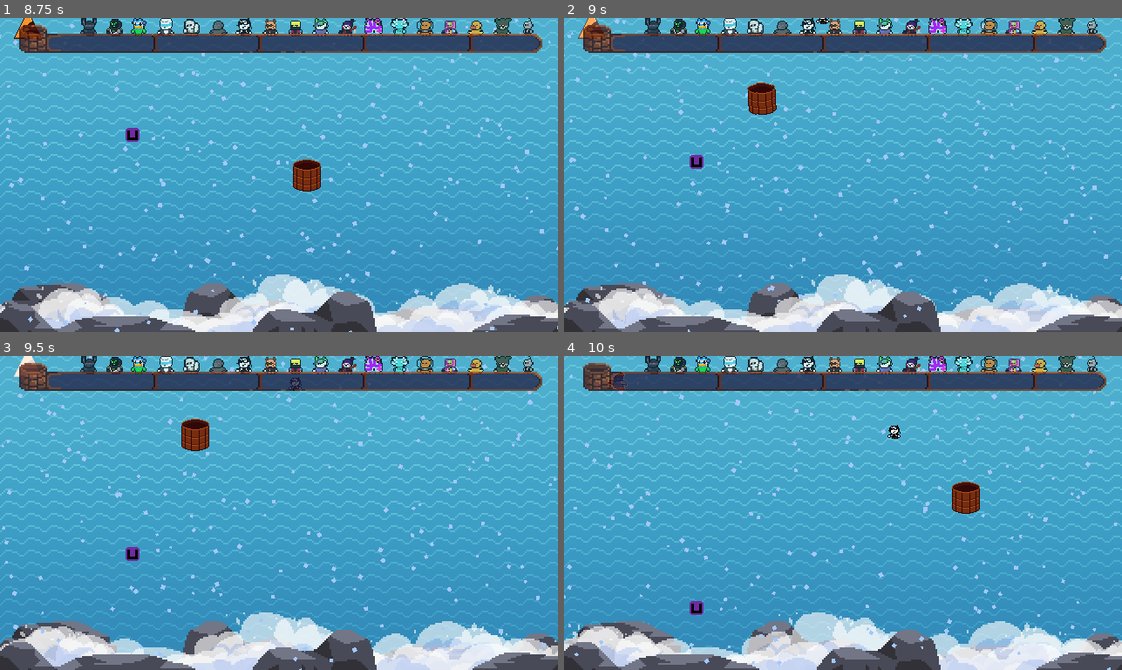
Above: before the commit, frames 1-4 (two rows, left to right).
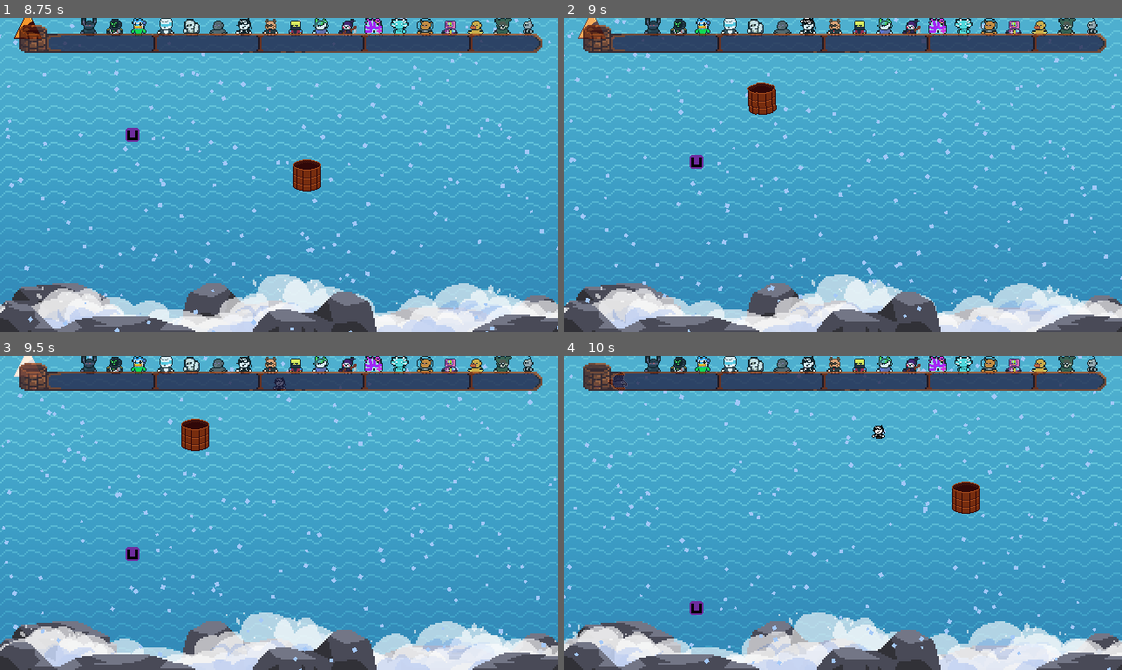
Above: after the commit, the same moments.

Repository: DissonantVoid/Project-Waterfall
Game: Godot game, scene res://scenes/game/main.tscn
Two runs of this game, one before a commit and one after it. Both use one fixed random seed, a clock stepped at 60 frames per second and the inputs below. This scene is started directly instead of the project's main scene.
Inputs (mouse positions are in pixels of both pictures, inside the frame that each line leads up to):
- Up to frame 1 (8.75 s): move the mouse to (401, 159) at 0.52 s; move the mouse to (167, 190) at 1.27 s; hold Escape (back) 1.28-2 s; click "TO MENU" at 2 s; click "CREDITS" at 2.75 s; click "START" at 3.5 s; click "START" at 4.25 s; move the mouse to (334, 105) at 5.02 s; move the mouse to (251, 237) at 5.77 s; move the mouse to (446, 222) at 6.52 s; hold Escape (back) from 6.53 s (still down); move the mouse to (111, 127) at 7.27 s; move the mouse to (306, 175) at 8.02 s
- Up to frame 2 (9 s): move the mouse to (759, 96) at 8.77 s; release Escape (back) at 8.78 s
- Up to frame 3 (9.5 s): no input
- Up to frame 4 (10 s): move the mouse to (965, 497) at 9.52 s

Frame 1 is identical in both runs. In frame 2, less than 0.1% of the frame differs, in the area x 42-48%, y 0-2%; in frame 3, 0.1%, in the area x 48-55%, y 6-12%; in frame 4, 0.1%.
Error before the commit: Assertion failed: audio file doesn't exist (res://scenes/autoloads/audio_manager.gd:17)

Commit message:
improved SoundManager added some sfx and optional per-character-sounds

Diff:
--- a/scenes/autoloads/audio_manager.gd
+++ b/scenes/autoloads/audio_manager.gd
@@ -12,8 +12,7 @@
 # TODO: add checks to make sure that we don't call play_sound with a
 #       sound that loops, or play_sound_loop with a sound that doesn't loop
 func play_sound(sound_name : String, random_pitch : bool):
-	# TODO: change the check from .wav to .ogg after changing sfx
-	var full_path : String = _sfx_folder + sound_name + ".wav"
+	var full_path : String = _sfx_folder + sound_name + ".ogg"
 	assert(_directory.file_exists(full_path), "audio file doesn't exist")
 
 	var audio_player : AudioStreamPlayer =\
@@ -23,12 +22,12 @@
 		audio_player.pitch_scale = Utility.rng.randf_range(0.8, 1.2)
 
 func play_sound_loop(sound_name : String):
-	var full_path : String = _sfx_folder + sound_name + ".wav"
+	var full_path : String = _sfx_folder + sound_name + ".ogg"
 	assert(_directory.file_exists(full_path), "audio file doesn't exist")
 	if _active_loops.has(sound_name): return
 
 	var audio_player : AudioStreamPlayer =\
-		_create_audio_player(sound_name + ".wav")
+		_create_audio_player(sound_name + ".ogg")
 
 	_active_loops[sound_name] = audio_player
 
--- a/scenes/autoloads/scene_manager.gd
+++ b/scenes/autoloads/scene_manager.gd
@@ -33,6 +33,7 @@
 	tween.parallel()
 	tween.tween_property(_screen_capture.material, "shader_param/offset", 0.5, _tween_time)\
 		.set_ease(Tween.EASE_IN).set_trans(Tween.TRANS_CIRC)
+	AudioManager.play_sound("whoosh", false)
 	yield(tween,"finished")
 	_screen_capture.texture = null
 	_screen_capture.hide()
--- a/scenes/autoloads/scene_manager.tscn
+++ b/scenes/autoloads/scene_manager.tscn
@@ -21,6 +21,7 @@
 shader_param/offset = 0.0
 
 [node name="SceneManager" type="CanvasLayer"]
+pause_mode = 2
 layer = 99
 script = ExtResource( 1 )
 
--- a/scenes/objects/character.gd
+++ b/scenes/objects/character.gd
@@ -7,18 +7,44 @@
 const _collision_layers_out_of_bucket : int = 0b11
 const _collision_layers_in_bucket : int = 0b101
 const _max_speed_normal : float = 222.0
-const _max_speed_in_bucket : float = 1500.0
+const _max_speed_in_bucket : float = 1300.0
 var _max_speed : float = _max_speed_normal
 
 const _char_sprite_size : int = 16
+var _curr_character_idx : int
+
+# in the same order as the sprite sheet
+const _sounds_per_character : Array = [
+	{"spawn":"characters/default_spawn", "saved":"", "fall":""},
+	{"spawn":"characters/default_spawn", "saved":"", "fall":""},
+	{"spawn":"characters/vgamer_spawn", "saved":"", "fall":"characters/vgamer_fall"},
+	{"spawn":"characters/default_spawn", "saved":"", "fall":""},
+	{"spawn":"characters/default_spawn", "saved":"", "fall":""},
+	{"spawn":"characters/default_spawn", "saved":"", "fall":""},
+	{"spawn":"characters/default_spawn", "saved":"", "fall":""},
+	{"spawn":"characters/default_spawn", "saved":"", "fall":""},
+	{"spawn":"characters/default_spawn", "saved":"", "fall":""},
+	{"spawn":"characters/default_spawn", "saved":"", "fall":""},
+	{"spawn":"characters/default_spawn", "saved":"", "fall":""},
+	{"spawn":"characters/default_spawn", "saved":"", "fall":""},
+	{"spawn":"characters/default_spawn", "saved":"", "fall":""},
+	{"spawn":"characters/default_spawn", "saved":"", "fall":""},
+	{"spawn":"characters/default_spawn", "saved":"", "fall":""},
+	{"spawn":"characters/default_spawn", "saved":"", "fall":""},
+	{"spawn":"characters/default_spawn", "saved":"", "fall":""},
+	{"spawn":"characters/default_spawn", "saved":"", "fall":""},
+]
 
 
 func _ready():
 	var characters_count : int = _sprite.texture.atlas.get_width() / _char_sprite_size
-	var char_index : int = Utility.rng.randi_range(0, characters_count-1) * _char_sprite_size
-	_sprite.texture.region.position.x = char_index
+	_curr_character_idx = Utility.rng.randi_range(0, characters_count-1)
+	_sprite.texture.region.position.x = _curr_character_idx * _char_sprite_size
 
 	apply_central_impulse(Vector2(Utility.rng.randf_range(-100, 100), 0))
+	AudioManager.play_sound(
+		_sounds_per_character[_curr_character_idx]["spawn"], true
+	)
 
 func _physics_process(delta : float):
 	# speed limit
Not shown, added: resources/sounds/button_hover.ogg.import
Not shown, added: resources/sounds/button_press.ogg.import
Not shown, added: resources/sounds/characters/default_spawn.ogg.import
Not shown, added: resources/sounds/characters/vgamer_fall.ogg.import
Not shown, added: resources/sounds/characters/vgamer_spawn.ogg.import
Not shown, added: resources/sounds/collide.ogg.import
Not shown, removed: resources/sounds/collide.wav.import
Not shown, added: resources/sounds/falling.ogg.import
Not shown, removed: resources/sounds/falling.wav.import
Not shown, added: resources/sounds/score.ogg.import
Not shown, removed: resources/sounds/score.wav.import
Not shown, added: resources/sounds/splash.ogg.import
(and 16 more such lines)
